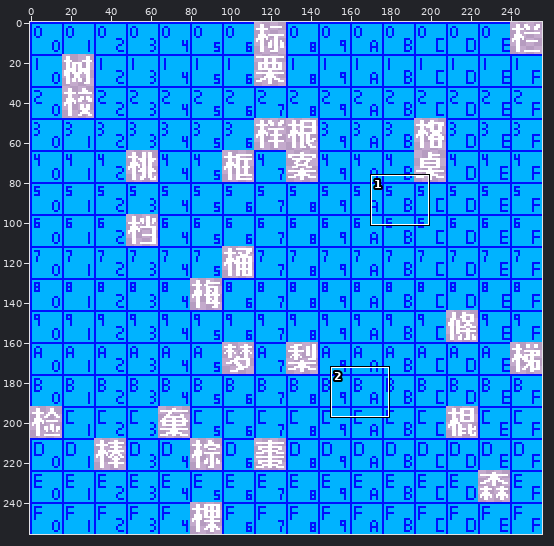
Sprite sheet: assets/base/font/cosmic-reach-font-6800.png. Above, an overview of the earlier version with the close-up marked.
Close-up. Before:
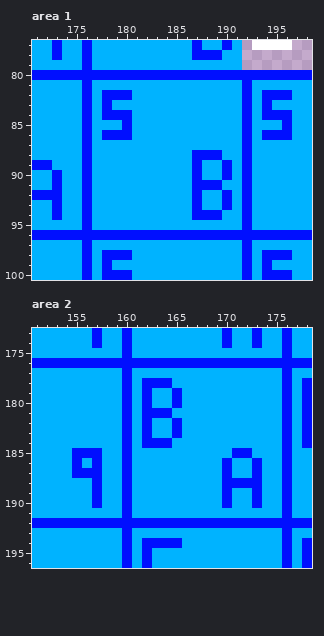
The file is 256x256 pixels. Shown: area 1: x 171..198, y 77..100; area 2: x 151..178, y 173..196.
The same view after the edit:
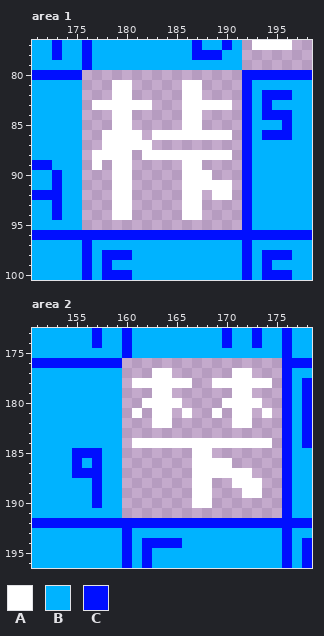
Palette (. is transparent): A #ffffff  B #00b3ff  C #000fff
The edit:
{"where": "area 1"}
{"y":80,"x":176,"old":"CCCCCCCCCCCCCCCC","new":"................"}
{"y":81,"x":176,"old":"CBBBBBBBBBBBBBBB","new":"...AA.....AA...."}
{"y":82,"x":176,"old":"CBCCCBBBBBBBBBBB","new":"...AA.....AA...."}
{"y":83,"x":176,"old":"CBCBBBBBBBBBBBBB","new":".AAAAAA...AAAAA."}
{"y":84,"x":176,"old":"CBCCCBBBBBBBBBBB","new":"...AA.....AA...."}
{"y":85,"x":176,"old":"CBBBCBBBBBBBBBBB","new":"...AA.....AA...."}
{"y":86,"x":176,"old":"CBCCCBBBBBBBBBBB","new":"..AAAA.AAAAAAAA."}
{"y":87,"x":176,"old":"CBBBBBBBBBBBBBBB","new":"..AAAAA........."}
{"y":88,"x":176,"old":"CBBBBBBBBBBCCCBB","new":".AAAA.AAAAAAAAA."}
{"y":89,"x":176,"old":"CBBBBBBBBBBCBBCB","new":".A.AA.....AA...."}
{"y":90,"x":176,"old":"CBBBBBBBBBBCBBCB","new":"...AA.....AAA..."}
{"y":91,"x":176,"old":"CBBBBBBBBBBCCCBB","new":"...AA.....AAAAA."}
{"y":92,"x":176,"old":"CBBBBBBBBBBCBBCB","new":"...AA.....AA.AA."}
{"y":93,"x":176,"old":"CBBBBBBBBBBCBBCB","new":"...AA.....AA...."}
{"y":94,"x":176,"old":"CBBBBBBBBBBCCCBB","new":"...AA.....AA...."}
{"y":95,"x":176,"old":"CBBBBBBBBBBBBBBB","new":"................"}
{"where": "area 2"}
{"y":176,"x":160,"old":"CCCCCCCCCCCCCCCC","new":"................"}
{"y":177,"x":160,"old":"CBBBBBBBBBBBBBBB","new":"...AA......AA..."}
{"y":178,"x":160,"old":"CBCCCBBBBBBBBBBB","new":".AAAAAA..AAAAAA."}
{"y":179,"x":160,"old":"CBCBBCBBBBBBBBBB","new":"...AA......AA..."}
{"y":180,"x":160,"old":"CBCBBCBBBBBBBBBB","new":"..AAAA....AAAA.."}
{"y":181,"x":160,"old":"CBCCCBBBBBBBBBBB","new":".A.AA.A..A.AA.A."}
{"y":182,"x":160,"old":"CBCBBCBBBBBBBBBB","new":"...AA......AA..."}
{"y":183,"x":160,"old":"CBCBBCBBBBBBBBBB","new":"................"}
{"y":184,"x":160,"old":"CBCCCBBBBBBBBBBB","new":".AAAAAAAAAAAAAA."}
{"y":185,"x":160,"old":"CBBBBBBBBBBCCBBB","new":".......AA......."}
{"y":186,"x":160,"old":"CBBBBBBBBBCBBCBB","new":".......AAAA....."}
{"y":187,"x":160,"old":"CBBBBBBBBBCBBCBB","new":".......AAAAAA..."}
{"y":188,"x":160,"old":"CBBBBBBBBBCCCCBB","new":".......AA..AAA.."}
{"y":189,"x":160,"old":"CBBBBBBBBBCBBCBB","new":".......AA...AA.."}
{"y":190,"x":160,"old":"CBBBBBBBBBCBBCBB","new":".......AA......."}
{"y":191,"x":160,"old":"CBBBBBBBBBBBBBBB","new":"................"}
{"label":"changed","picture_box":[82,70,242,230]}
{"label":"changed","picture_box":[122,358,282,518]}
